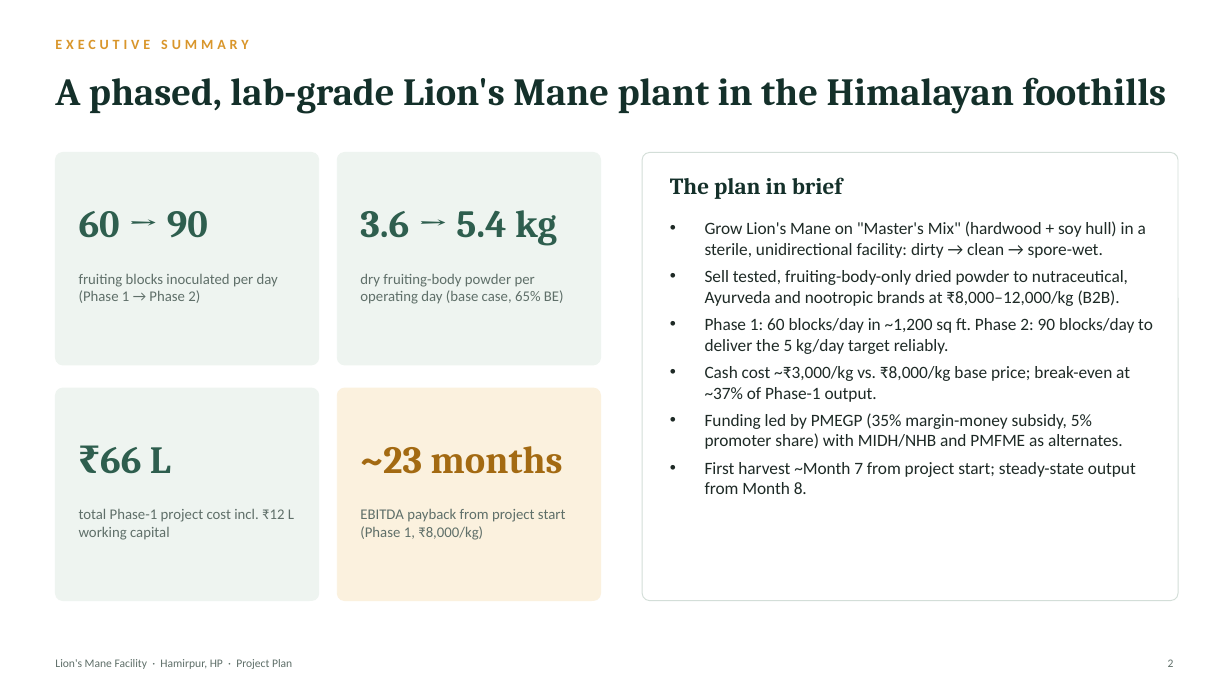
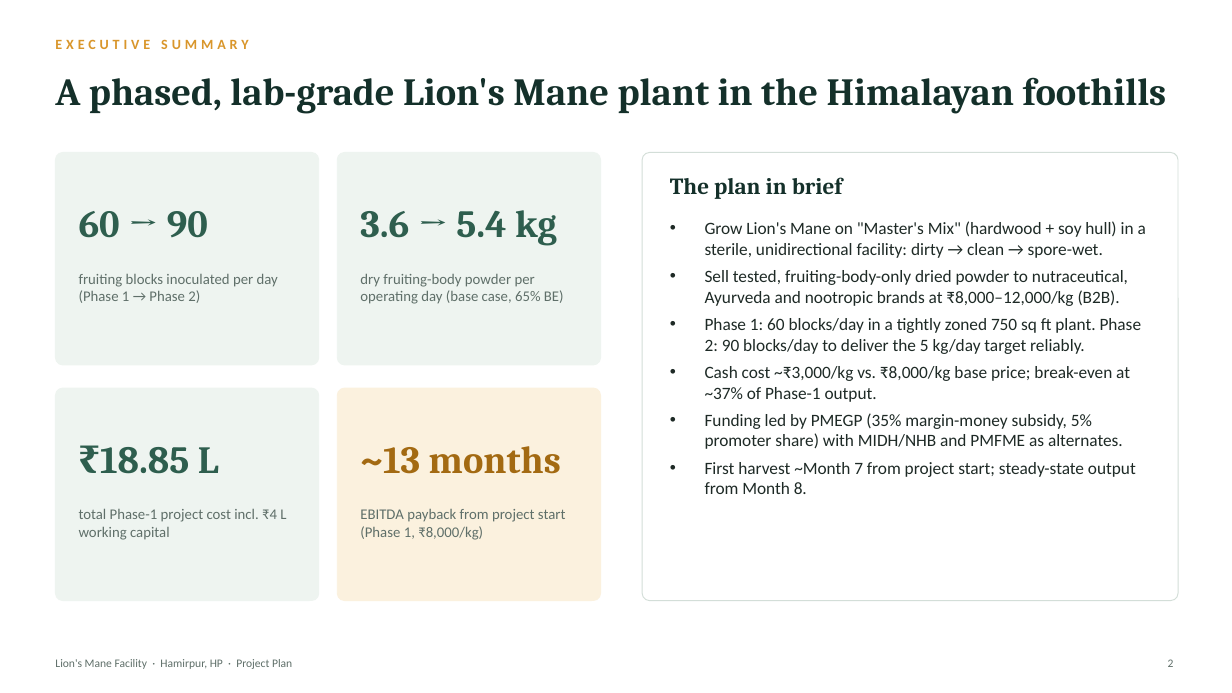
Before and after one commit to Devesh-bhardwaj/tictactoe, a slide deck: slide 2 of Lions_Mane_Facility_Project_Plan.pptx. Drawn at 1232x693 pixels with LibreOffice and Linux fonts; fonts in the diff are those of the drawing. Boxes give left, top, right and bottom in pixels: in the first picture for what was removed or moved away, otherwise in the second. Text is boxed around its words. In the diff, an @@ line names an element or a change of style, - is before the commit and + after.

```diff
--- a/Lions_Mane_Facility_Project_Plan.pptx
+++ b/Lions_Mane_Facility_Project_Plan.pptx
@@ text at (705, 318, 1142, 354): text changed @@
-• Phase 1: 60 blocks/day in ~1,200 sq ft. Phase 2: 90 blocks/day to deliver the 5 kg/day target reliably.
+• Phase 1: 60 blocks/day in a tightly zoned 750 sq ft plant. Phase 2: 90 blocks/day to deliver the 5 kg/day target reliably.
@@ text at (100, 447, 219, 474): text changed @@
-₹66 L
+₹18.85 L
@@ text at (360, 446, 561, 474): text changed @@
-~23 months
+~13 months
@@ text at (79, 509, 286, 540): text changed @@
-total Phase-1 project cost incl. ₹12 L working capital
+total Phase-1 project cost incl. ₹4 L working capital
```
Also in this commit, not shown: 10 other slides changed.
